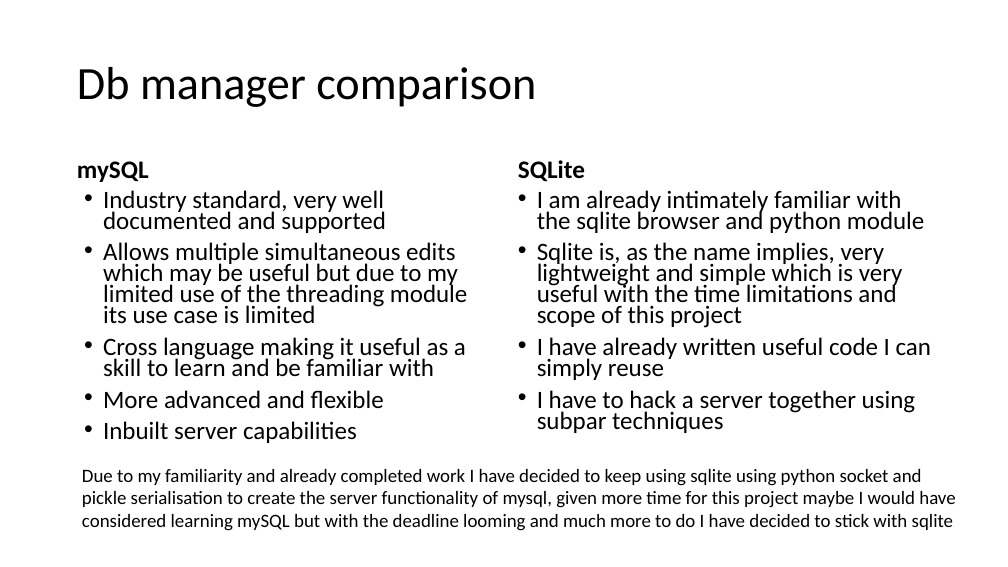
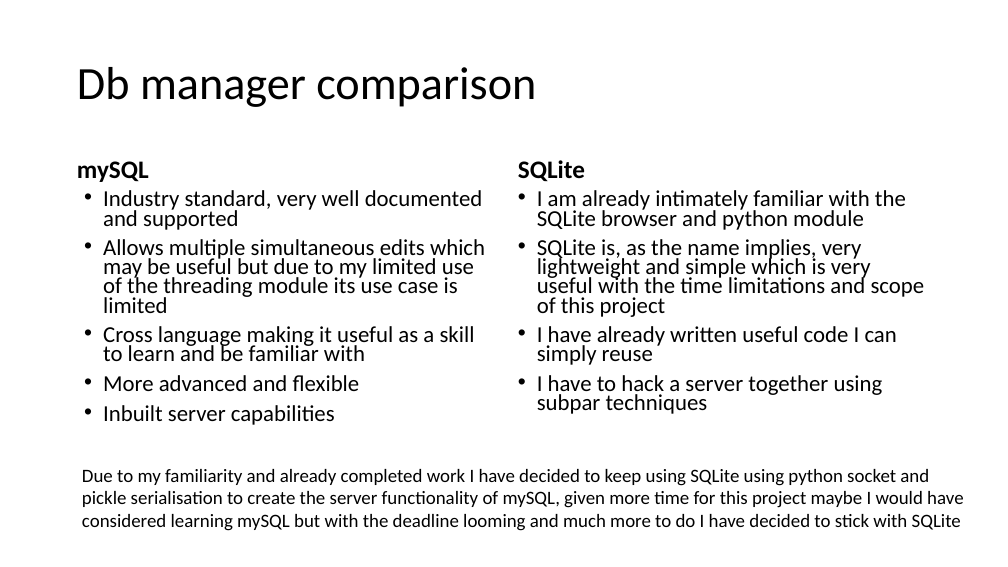
Before and after one commit to curtben1/actualCoursework, a slide deck: slide 7 of dev log.pptx. Drawn at 1008x567 pixels with LibreOffice and Linux fonts; fonts in the diff are those of the drawing. Boxes give left, top, right and bottom in pixels: in the first picture for what was removed or moved away, otherwise in the second. Text is boxed around its words. In the diff, an @@ line names an element or a change of style, - is before the commit and + after.

```diff
--- a/dev log.pptx
+++ b/dev log.pptx
@@ text "Industry standard, very well documented ..." at (103, 190, 485, 425): size 23.8 to 21.7 pt @@
@@ text at (537, 190, 925, 317): text changed; size 23.8 to 21.7 pt @@
-• I am already intimately familiar with the sqlite browser and python module
-• Sqlite is, as the name implies, very lightweight and simple which is very useful with the time limitations and scope of this project
+• I am already intimately familiar with the SQLite browser and python module
+• SQLite is, as the name implies, very lightweight and simple which is very useful with the time limitations and scope of this project
@@ text at (537, 326, 897, 414): size 23.8 to 21.7 pt in "I have already written useful code I ...", "I have to hack a server together ..." @@
@@ text at (82, 469, 963, 531): text changed @@
-Due to my familiarity and already completed work I have decided to keep using sqlite using python socket and pickle serialisation to create the server functionality of mysql, given more time for this project maybe I would have considered learning mySQL but with the deadline looming and much more to do I have decided to stick with sqlite
+Due to my familiarity and already completed work I have decided to keep using SQLite using python socket and pickle serialisation to create the server functionality of mySQL, given more time for this project maybe I would have considered learning mySQL but with the deadline looming and much more to do I have decided to stick with SQLite
```
Also in this commit, not shown: 1 slide added, 1 other file.
